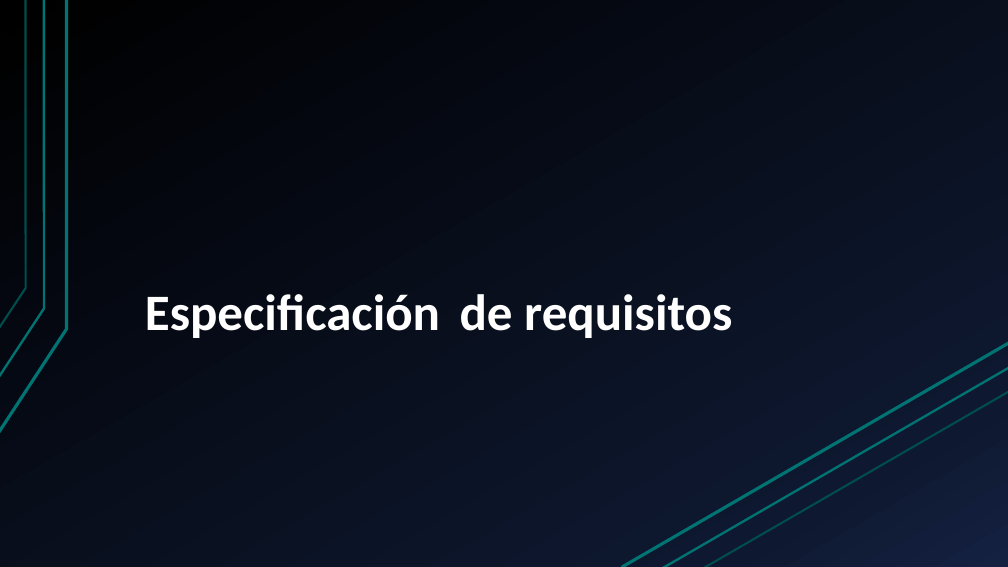
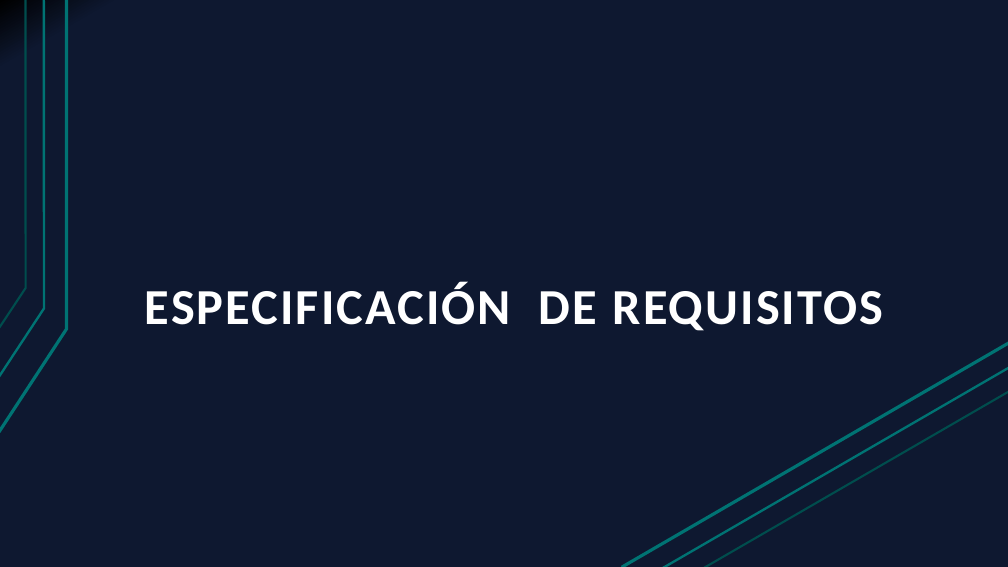
Before and after one commit to Cristoto/FederacionInformes, a slide deck: slide 5 of doc/Presentación/Generador de informes RFESS.pptx. Drawn at 1008x567 pixels with LibreOffice and Linux fonts; fonts in the diff are those of the drawing. Boxes give left, top, right and bottom in pixels: in the first picture for what was removed or moved away, otherwise in the second. Text is boxed around its words. In the diff, an @@ line names an element or a change of style, - is before the commit and + after.

```diff
--- a/doc/Presentación/Generador de informes RFESS.pptx
+++ b/doc/Presentación/Generador de informes RFESS.pptx
@@ background gradient #000000 to #0F1931 to #142242 to gradient #000000 to #0F1931 @@
@@ title at [145,283,883,331]: text changed; size 48.6 to 48 pt @@
-Especificación de requisitos
+ESPECIFICACIÓN DE REQUISITOS
```
Also in this commit, not shown: 13 other slides changed, 3 slides added.
